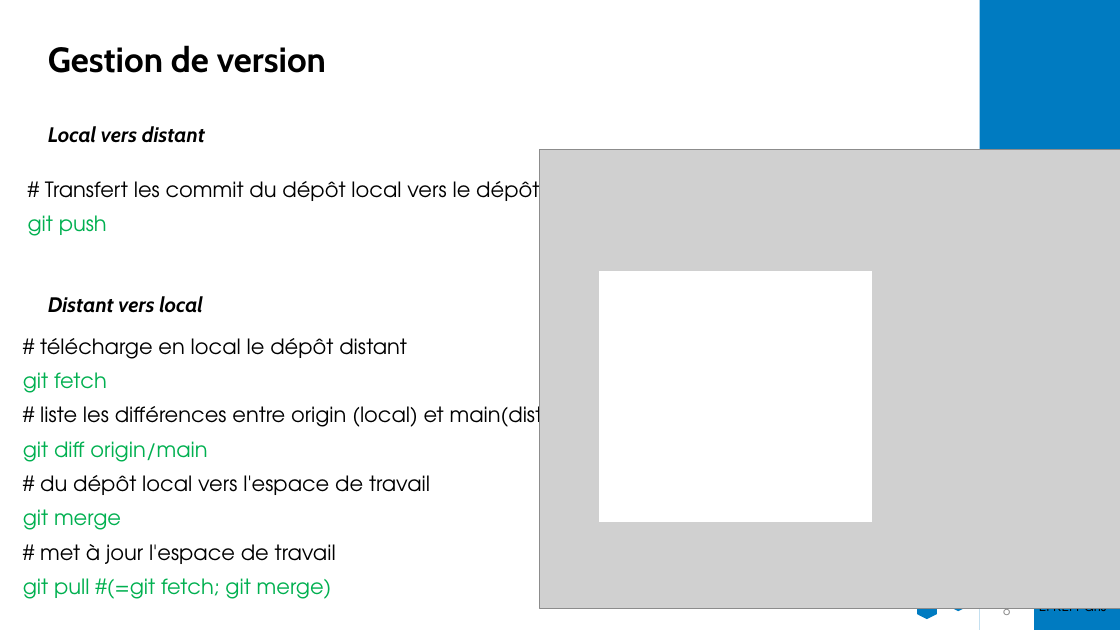
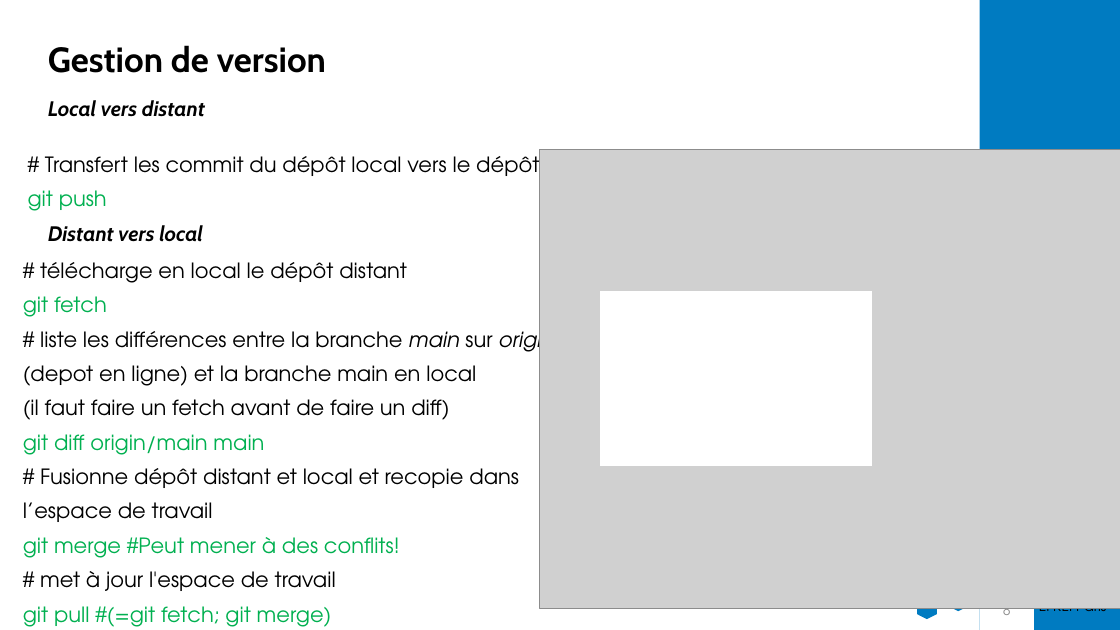
Before and after one commit to InnovationLab-EFREIParis/Stage_1DOF_DroneBench, a slide deck: slide 8 of 01_doc/1_Prototypage_Git.pptx. Drawn at 1120x630 pixels with LibreOffice and Linux fonts; fonts in the diff are those of the drawing; grey boxes stand for pictures; background and template pictures are left out. Boxes give left, top, right and bottom in pixels: in the first picture for what was removed or moved away, otherwise in the second. Text is boxed around its words. In the diff, an @@ line names an element or a change of style, - is before the commit and + after.

```diff
--- a/01_doc/1_Prototypage_Git.pptx
+++ b/01_doc/1_Prototypage_Git.pptx
@@ text "Local vers distant": place and size @@
-text "Local vers distant" at box(48, 126, 205, 143)
+text "Local vers distant" at box(48, 100, 205, 117)
@@ text "# Transfert les commit du ..." rewrapped from box(28, 181, 539, 236) to box(28, 147, 713, 211) @@
@@ text "Distant vers local": place and size @@
-text "Distant vers local" at box(48, 296, 203, 313)
+text "Distant vers local" at box(48, 225, 203, 242)
@@ text "# télécharge en local le ...": place and size @@
-text "# télécharge en local le ..." at box(23, 338, 584, 599)
+text "# télécharge en local le ..." at box(23, 262, 554, 627)
@@ rectangle: place and size @@
-rectangle at box(600, 271, 871, 521)
+rectangle at box(601, 292, 871, 465)
@@ text at box(23, 325, 554, 558): text changed @@
-# liste les différences entre origin (local) et main(distant)
-git diff origin/main
-# du dépôt local vers l'espace de travail
-git merge
+# liste les différences entre la branche main sur origin
+(depot en ligne) et la branche main en local
+(il faut faire un fetch avant de faire un diff)
+git diff origin/main main
+# Fusionne dépôt distant et local et recopie dans
+l’espace de travail
+git merge #Peut mener à des conflits!
```
Also in this commit, not shown: 1 other file.
